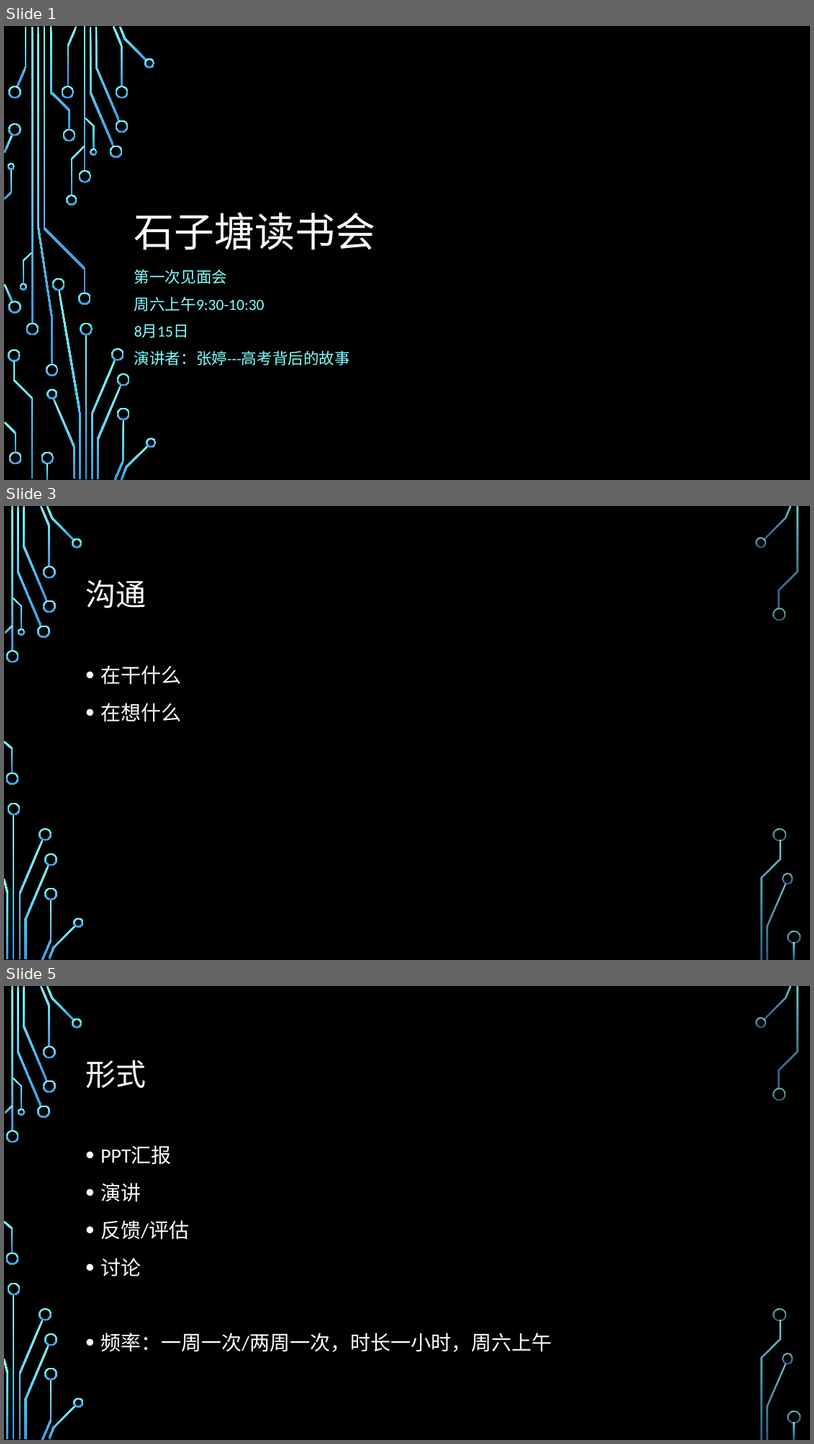
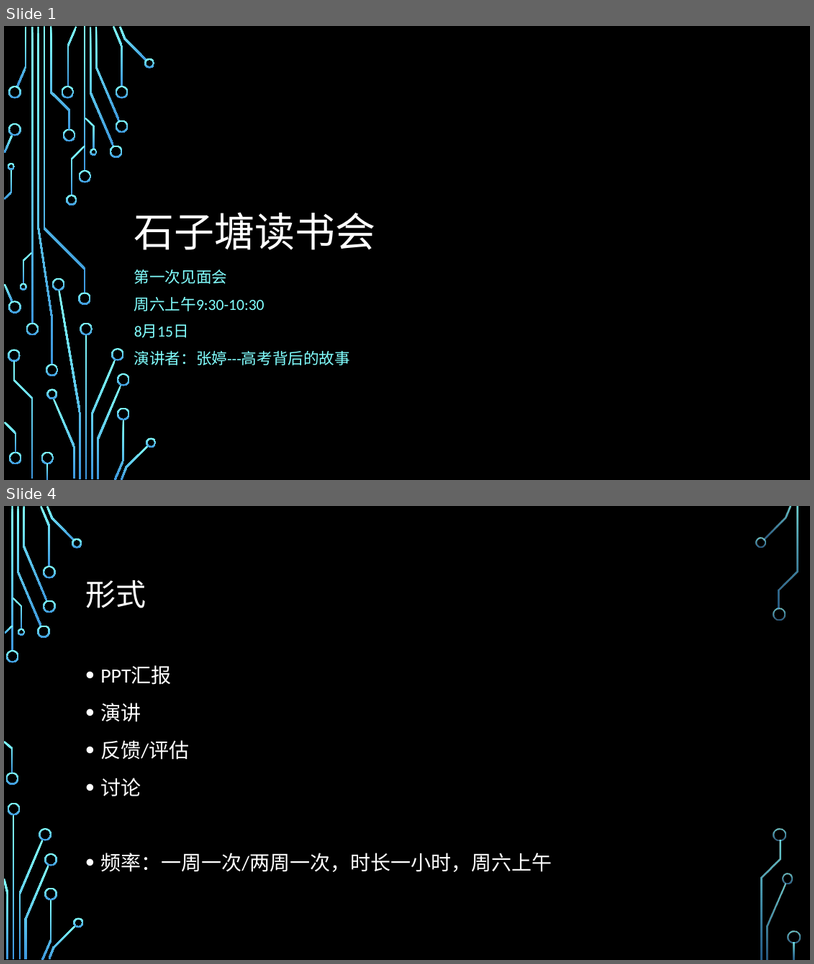
Before and after one commit to WeileiZeng/middle-school-study-plan, a slide deck: shizitang/shizitang.pptx. Shown one above the other, each under a label of ours: slides 1, 3 and 5 before the commit, slides 1 and 4 after it; the slides between them are not shown. The pictures are 814x1444 and 814x964 pixels, drawn with LibreOffice and Linux fonts; fonts in the diff are those of the drawing; background and template pictures are left out. Boxes give left, top, right and bottom in pixels: in the first picture for what was removed or moved away, otherwise in the second. Text is boxed around its words. In the diff, an @@ line names an element or a change of style, - is before the commit and + after.

```diff
--- a/shizitang/shizitang.pptx
+++ b/shizitang/shizitang.pptx
@@ slide 3 removed at bbox=[4, 506, 810, 960], background picture (left out); not listed: 36 template elements that a slide beside it also shows @@
@@ title removed at bbox=[85, 580, 146, 608] @@
-沟通
@@ text removed at bbox=[100, 665, 181, 722] @@
-• 在干什么
-• 在想什么
@@ what was slide 5 is now slide 4 @@
```
Also in this commit, not shown: 4 slides changed, 3 slides added, 1 other file.
